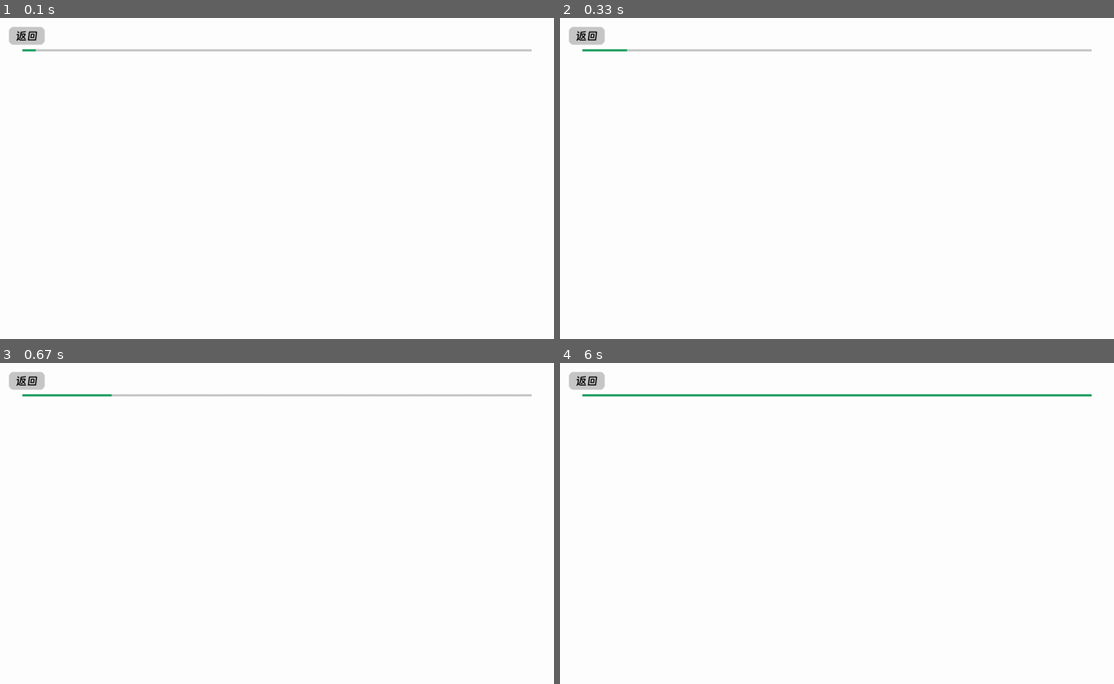
Above: before the commit, frames 1-4 (two rows, left to right).
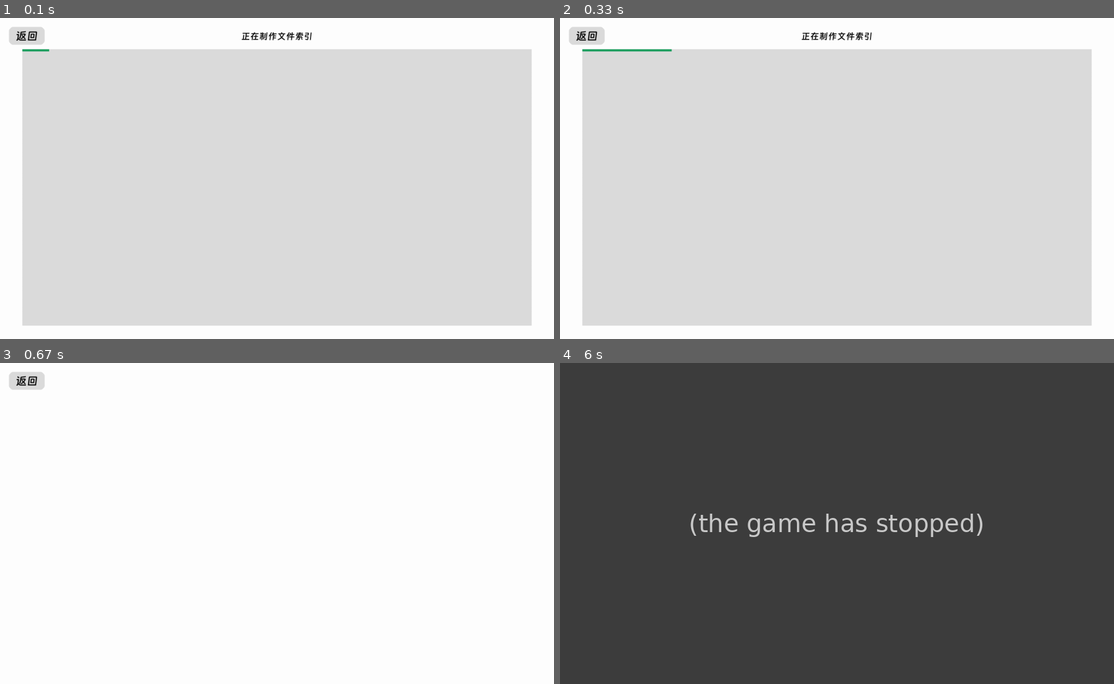
Above: after the commit, the same moments.

Repository: GTC-Byzantine/TD-GTC-MxH_sub2-Program
Game: pygame game, started from note.py
Two runs of this game, one before a commit and one after it. Both use one fixed random seed, a clock stepped at 60 frames per second and the inputs below.
Inputs (mouse positions are in pixels of both pictures, inside the frame that each line leads up to):
- Up to frame 1 (0.1 s): no input
- Up to frame 2 (0.33 s): no input
- Up to frame 3 (0.67 s): no input
- Up to frame 4 (6 s): click (947, 526) at 1.88 s; click (1014, 414) at 2.22 s

The runs differ from the first frame. In frame 1, 79% of the frame differs, in the area x 4-96%, y 4-96%; in frame 2, 79%; in frame 3, 0.6%; in frame 4, 100%, in the area x 0-100%, y 0-100%.
After the commit the program exited at 5.72 s; later frames show no game.

Commit message:
Add files via upload

Diff:
--- a/note.py
+++ b/note.py
@@ -1,3 +1,4 @@
+import time
 import pygame
 import GTC_Pygame_Runtime_Support as PRS
 import random
@@ -5,18 +6,72 @@
 
 def main(screen):
     clock = pygame.time.Clock()
-    button_return = PRS.FeedbackButton([80, 40], [20, 20], '返回', 25, screen, bg_color=(200, 200, 200),
-                                       border_color=(200, 200, 200), font_type='ddjbt.ttf')
+    button_return = PRS.FeedbackButton([80, 40], [20, 20], '返回', 25, screen, bg_color=(220, 220, 220),
+                                       border_color=(220, 220, 220), font_type='ddjbt.ttf')
     # background = pygame.transform.scale(pygame.image.load(f'Data/Image/n{random.randint(1, 2)}.jfif'), (1240, 720))
-    load_progress = PRS.ProgressBar(1140, 5, screen, [50, 70], color=((200, 200, 200), (32, 161, 98)))
+    file_surface = pygame.Surface((1140, 620))
+    progress = 0
+    last_tick = False
+    load_progress = PRS.ProgressBar(1140, 5, file_surface, [0, 0], color=((220, 220, 220), (32, 161, 98)), sep=10)
+    text = ""
+    font = pygame.font.Font('ddjbt.ttf', 20)
     while True:
         for event in pygame.event.get():
             if event.type == pygame.QUIT:
                 return
 
         screen.fill((255, 255, 255))
+        file_surface.fill((220, 220, 220))
+
         button_return.operate(pygame.mouse.get_pos(), pygame.mouse.get_pressed(3)[0])
+        if last_tick and not button_return.state:
+            return
+        last_tick = button_return.state
         load_progress.next()
+        progress += 10
+        if progress in [290, 970]:
+            time.sleep(random.randint(2, 15) / 10)
+        if progress <= 290:
+            text = '正在制作文件索引'
+        elif progress <= 970:
+            text = '正在连接服务器'
+        else:
+            text = '正在加载组件'
+        if progress > 1300:
+            break
+        ff = font.render(text, 1, [0, 0, 0])
+        screen.blit(ff, ff.get_rect(center=(620, 40)))
+        screen.blit(file_surface, (50, 70))
+        # screen.blit(background, (0, 0))
+
+        pygame.display.update()
+        clock.tick(60)
+
+    shade = pygame.Surface((file_surface.get_width(), 5))
+    shade.fill((220, 220, 220))
+    alpha = 0
+    while True:
+        for event in pygame.event.get():
+            if event.type == pygame.QUIT:
+                return
+        text = '加载完成'
+
+        screen.fill((255, 255, 255))
+        file_surface.fill((220, 220, 220))
+
+        button_return.operate(pygame.mouse.get_pos(), pygame.mouse.get_pressed(3)[0])
+        if last_tick and not button_return.state:
+            return
+        last_tick = button_return.state
+        load_progress.next()
+        shade.set_alpha(alpha)
+        alpha += 4.25
+        file_surface.blit(shade, (0, 0))
+        if alpha >= 255:
+            break
+        ff = font.render(text, 1, [0, 0, 0])
+        screen.blit(ff, ff.get_rect(center=(620, 40)))
+        screen.blit(file_surface, (50, 70))
         # screen.blit(background, (0, 0))
 
         pygame.display.update()
